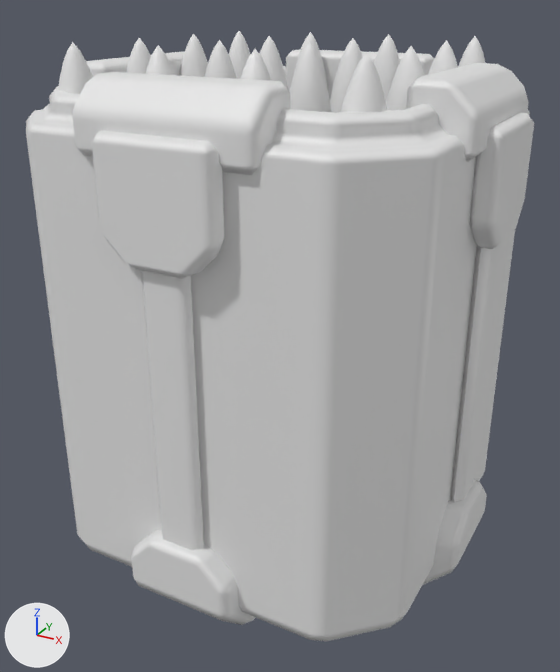
A saved change to the FBX model Jam GMTK 2020/Assets/Models/Ammunition Box.fbx.
Both versions are drawn from a 50 mm camera at (0.581, -1.08, 0.512) aimed at (-0.003, -0.019, -0.019). Lighting does not change. The marker at lower left points along +X, +Y and +Z. Where no turn or scale is listed for an object, it has been applied to the vertices.

Objects in the first picture: 'Ammunition Box', 'Bullets'.
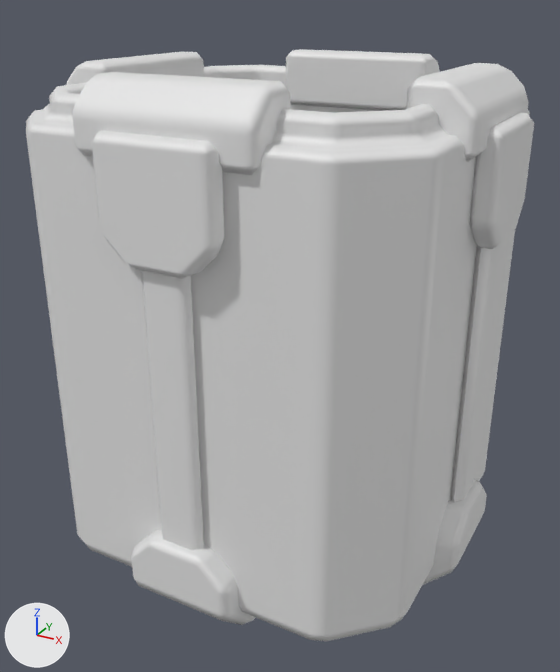
The newer file is also turned or shifted as a whole; pictures and numbers use the older file's frame.

Patch to the scene script:
```diff
--- a/Jam GMTK 2020/Assets/Models/Ammunition Box.fbx.py
+++ b/Jam GMTK 2020/Assets/Models/Ammunition Box.fbx.py
@@ ob_bullets @@
-ob_bullets = bpy.data.objects.new('Bullets', me_cylinder_001)
-ob_bullets.location = (0.0, 0.0, 0.009)
```

Changed parts and their boxes (x1, y1, x2, y2) in the pictures (560 x 672 px):
'Bullets', deleted: before (58, 31, 485, 113)
